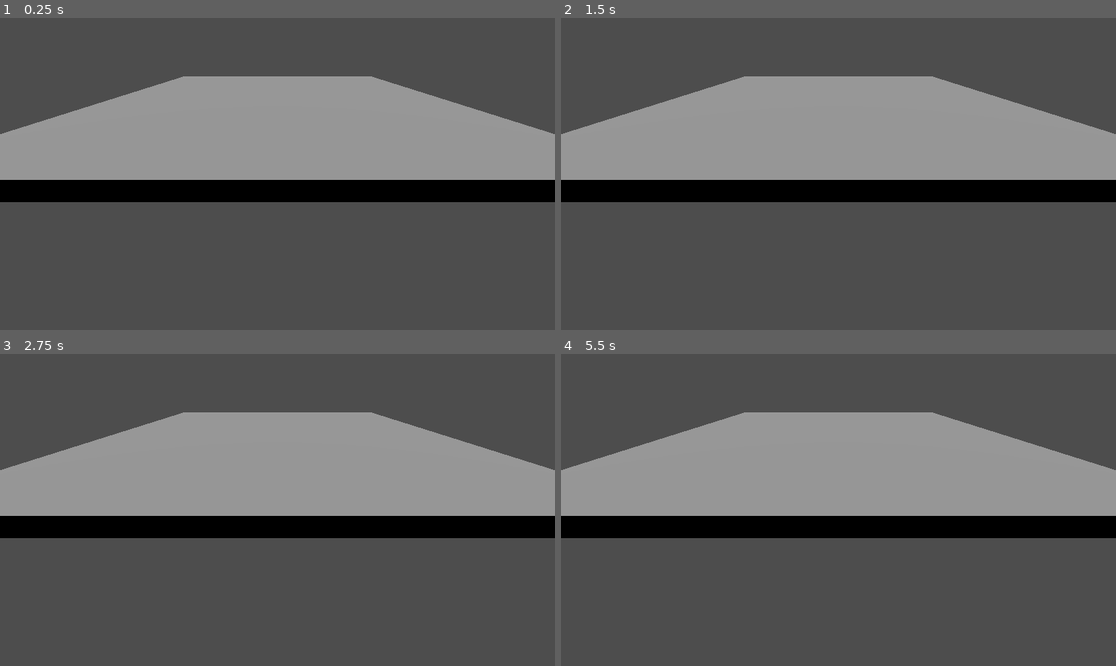
Above: before the commit, frames 1-4 (two rows, left to right).
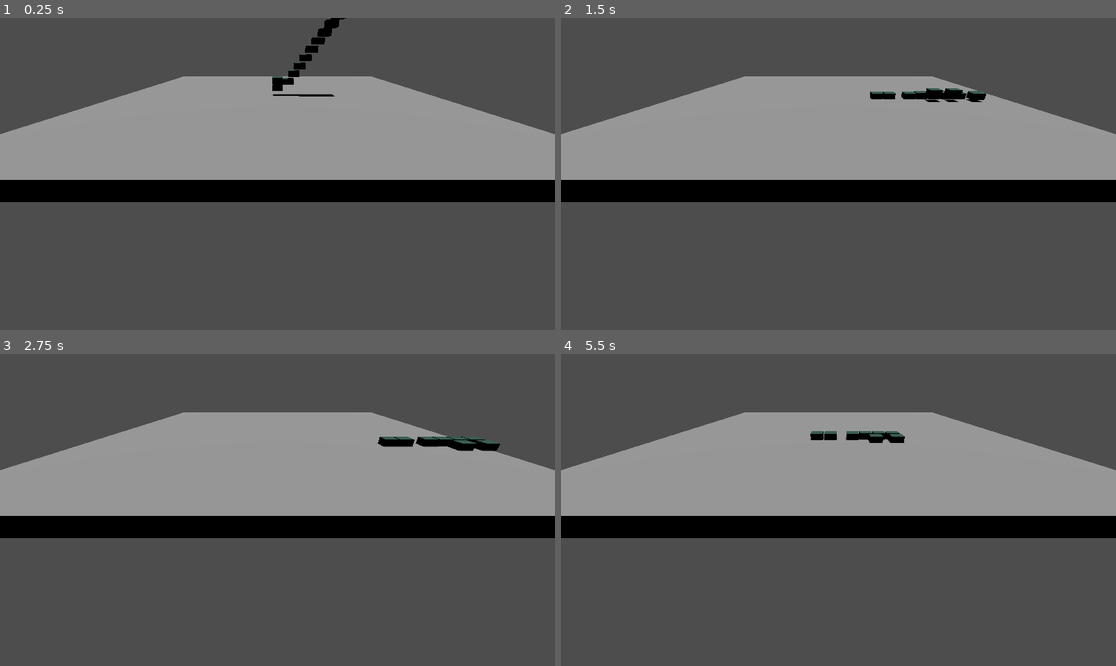
Above: after the commit, the same moments.

Repository: djaessel/godont
Game: Godot game, scene res://main.tscn
The game is run twice, just before and just after one commit, with the same random seed, the same clock (stepped at 60 frames per second) and the same inputs. Before the commit the project starts from res://node_3d.tscn.
Inputs:
- Up to frame 1 (0.25 s): no input
- Up to frame 2 (1.5 s): hold Right (move_right, bound only after the commit) 0.53-1.28 s; hold Down (move_back, bound only after the commit) from 1.28 s (still down)
- Up to frame 3 (2.75 s): release Down (move_back, bound only after the commit) at 2.03 s; hold Right (move_right, bound only after the commit) from 2.03 s (still down)
- Up to frame 4 (5.5 s): release Right (move_right, bound only after the commit) at 2.78 s; hold Up (move_forward, bound only after the commit) 2.78-3.53 s; hold Left (move_left, bound only after the commit) 3.53-5.03 s; hold Down (move_back, bound only after the commit) from 5.03 s (still down)

The runs differ from the first frame. In frame 1, 0.6% of the frame differs, in the area x 49-63%, y 0-26%; in frame 2, 0.6%; in frame 3, 0.7%, in the area x 67-91%, y 26-32%; in frame 4, 0.5%.

Commit message:
weird player movement experiment

Diff:
--- /dev/null
+++ b/Ground.gd
@@ -0,0 +1,16 @@
+extends StaticBody3D
+
+
+# Called when the node enters the scene tree for the first time.
+func _ready():
+	var playerx = preload("res://player.tscn")
+	for n in 10:
+		var px = playerx.instantiate()
+		px.position.x = n
+		px.position.y = n
+		add_child(px)
+	pass
+
+# Called every frame. 'delta' is the elapsed time since the previous frame.
+func _process(delta):
+	pass
--- a/node_3d.tscn
+++ b/main.tscn
@@ -1,4 +1,7 @@
-[gd_scene load_steps=3 format=3 uid="uid://bht7s8su4eybd"]
+[gd_scene load_steps=5 format=3 uid="uid://bht7s8su4eybd"]
+
+[ext_resource type="Script" path="res://Ground.gd" id="1_kq3cc"]
+[ext_resource type="PackedScene" uid="uid://biktulgqrrh4f" path="res://player.tscn" id="2_dsjst"]
 
 [sub_resource type="BoxShape3D" id="BoxShape3D_ylrk6"]
 size = Vector3(60, 2, 60)
@@ -10,6 +13,7 @@
 
 [node name="Ground" type="StaticBody3D" parent="."]
 transform = Transform3D(1, 0, 0, 0, 1, 0, 0, 0, 1, 0, -1, 0)
+script = ExtResource("1_kq3cc")
 
 [node name="CollisionShape3D" type="CollisionShape3D" parent="Ground"]
 shape = SubResource("BoxShape3D_ylrk6")
@@ -21,5 +25,7 @@
 transform = Transform3D(1, 0, 0, 0, -0.0157946, 0.999875, 0, -0.999875, -0.0157946, 0, 16.4687, 0)
 shadow_enabled = true
 
+[node name="Mob" parent="." instance=ExtResource("2_dsjst")]
+
 [node name="Camera3D" type="Camera3D" parent="."]
 transform = Transform3D(1, 0, 0, 0, 0.848048, 0.529919, 0, -0.529919, 0.848048, 0, 8, 42)
--- a/mob1.gd
+++ /dev/null
@@ -1,10 +0,0 @@
-extends CharacterBody3D
-
-# Minimum speed of the mob in meters per second.
-@export var min_speed = 10
-# Maximum speed of the mob in meters per second.
-@export var max_speed = 18
-
-
-func _physics_process(_delta):
-	move_and_slide()
--- /dev/null
+++ b/player.gd
@@ -0,0 +1,37 @@
+extends CharacterBody3D
+
+# How fast the player moves in meters per second.
+@export var speed = 14
+# The downward acceleration when in the air, in meters per second squared.
+@export var fall_acceleration = 75
+
+var target_velocity = Vector3.ZERO
+
+
+func _physics_process(delta):
+	var direction = Vector3.ZERO
+
+	if Input.is_action_pressed("move_right"):
+		direction.x += 1
+	if Input.is_action_pressed("move_left"):
+		direction.x -= 1
+	if Input.is_action_pressed("move_back"):
+		direction.z += 1
+	if Input.is_action_pressed("move_forward"):
+		direction.z -= 1
+
+	if direction != Vector3.ZERO:
+		direction = direction.normalized()
+		#$Pivot.basis = Basis.looking_at(direction)
+
+	# Ground Velocity
+	target_velocity.x = direction.x * speed
+	target_velocity.z = direction.z * speed
+
+	# Vertical Velocity
+	if not is_on_floor(): # If in the air, fall towards the floor. Literally gravity
+		target_velocity.y = target_velocity.y - (fall_acceleration * delta)
+
+	# Moving the Character
+	velocity = target_velocity
+	move_and_slide()
--- a/mob1.tscn
+++ b/player.tscn
@@ -1,6 +1,6 @@
 [gd_scene load_steps=6 format=3 uid="uid://biktulgqrrh4f"]
 
-[ext_resource type="Script" path="res://mob1.gd" id="1_gauv2"]
+[ext_resource type="Script" path="res://player.gd" id="1_mgqe3"]
 
 [sub_resource type="CanvasTexture" id="CanvasTexture_onb68"]
 specular_color = Color(0.521569, 0.47451, 0.733333, 1)
@@ -19,12 +19,13 @@
 size = Vector3(2, 1, 2)
 
 [node name="Mob" type="CharacterBody3D"]
-script = ExtResource("1_gauv2")
+script = ExtResource("1_mgqe3")
 
-[node name="Pivot" type="Node3D" parent="."]
-
-[node name="MeshInstance3D" type="MeshInstance3D" parent="Pivot"]
+[node name="MeshInstance3D" type="MeshInstance3D" parent="."]
+transform = Transform3D(1, 0, 0, 0, 1, 0, 0, 0, 1, 0, 5, 0)
 mesh = SubResource("BoxMesh_gd38g")
+skeleton = NodePath("")
 
 [node name="CollisionShape" type="CollisionShape3D" parent="."]
+transform = Transform3D(1, 0, 0, 0, 1, 0, 0, 0, 1, 0, 5, 0)
 shape = SubResource("BoxShape3D_xor2c")
--- a/project.godot
+++ b/project.godot
@@ -11,6 +11,34 @@
 [application]
 
 config/name="Godont"
-run/main_scene="res://node_3d.tscn"
+run/main_scene="res://main.tscn"
 config/features=PackedStringArray("4.2", "Forward Plus")
 config/icon="res://icon.svg"
+
+[input]
+
+move_left={
+"deadzone": 0.5,
+"events": [Object(InputEventKey,"resource_local_to_scene":false,"resource_name":"","device":-1,"window_id":0,"alt_pressed":false,"shift_pressed":false,"ctrl_pressed":false,"meta_pressed":false,"pressed":false,"keycode":0,"physical_keycode":4194319,"key_label":0,"unicode":0,"echo":false,"script":null)
+]
+}
+move_right={
+"deadzone": 0.5,
+"events": [Object(InputEventKey,"resource_local_to_scene":false,"resource_name":"","device":-1,"window_id":0,"alt_pressed":false,"shift_pressed":false,"ctrl_pressed":false,"meta_pressed":false,"pressed":false,"keycode":0,"physical_keycode":4194321,"key_label":0,"unicode":0,"echo":false,"script":null)
+]
+}
+move_back={
+"deadzone": 0.5,
+"events": [Object(InputEventKey,"resource_local_to_scene":false,"resource_name":"","device":-1,"window_id":0,"alt_pressed":false,"shift_pressed":false,"ctrl_pressed":false,"meta_pressed":false,"pressed":false,"keycode":0,"physical_keycode":4194322,"key_label":0,"unicode":0,"echo":false,"script":null)
+]
+}
+move_forward={
+"deadzone": 0.5,
+"events": [Object(InputEventKey,"resource_local_to_scene":false,"resource_name":"","device":-1,"window_id":0,"alt_pressed":false,"shift_pressed":false,"ctrl_pressed":false,"meta_pressed":false,"pressed":false,"keycode":0,"physical_keycode":4194320,"key_label":0,"unicode":0,"echo":false,"script":null)
+]
+}
+jump={
+"deadzone": 0.5,
+"events": [Object(InputEventKey,"resource_local_to_scene":false,"resource_name":"","device":-1,"window_id":0,"alt_pressed":false,"shift_pressed":false,"ctrl_pressed":false,"meta_pressed":false,"pressed":false,"keycode":0,"physical_keycode":32,"key_label":0,"unicode":32,"echo":false,"script":null)
+]
+}
Not shown, changed: export_presets.cfg
Not shown, added: build/.gitignore
